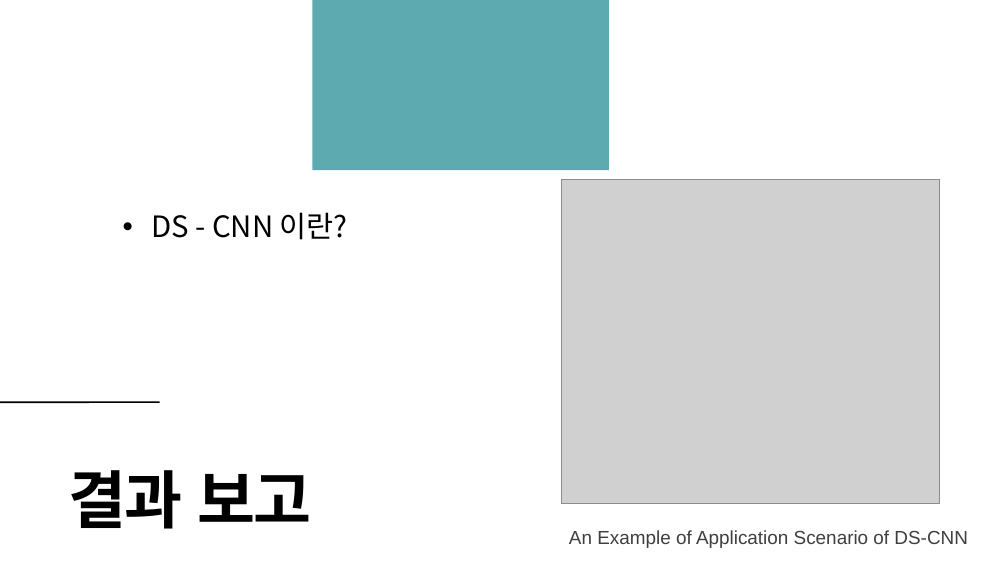
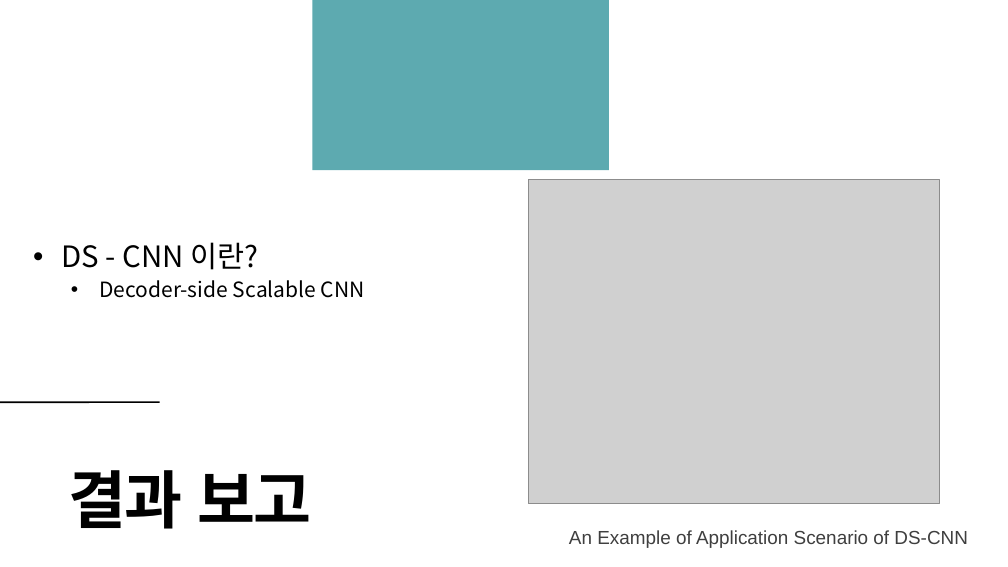
Before and after one commit to TeamPhoneticCode/Report, a slide deck: slide 7 of 2021_졸업과제_1번째_진행보고.pptx. Drawn at 1008x567 pixels with LibreOffice and Linux fonts; fonts in the diff are those of the drawing; grey boxes stand for pictures. Boxes give left, top, right and bottom in pixels: in the first picture for what was removed or moved away, otherwise in the second. Text is boxed around its words. In the diff, an @@ line names an element or a change of style, - is before the commit and + after.

Commit message:
update 1st ppt

```diff
--- a/2021_졸업과제_1번째_진행보고.pptx
+++ b/2021_졸업과제_1번째_진행보고.pptx
@@ text "DS - CNN 이란?": place and size @@
-text "DS - CNN 이란?" at [151,212,348,240]
+text "DS - CNN 이란?" at [62,242,365,298]
@@ picture: place and size @@
-picture at [562,179,940,504]
+picture at [528,179,939,504]
@@ text at [99,280,365,298]: paragraph added @@
+  • Decoder-side Scalable CNN
```
Also in this commit, not shown: 2 other slides changed.
